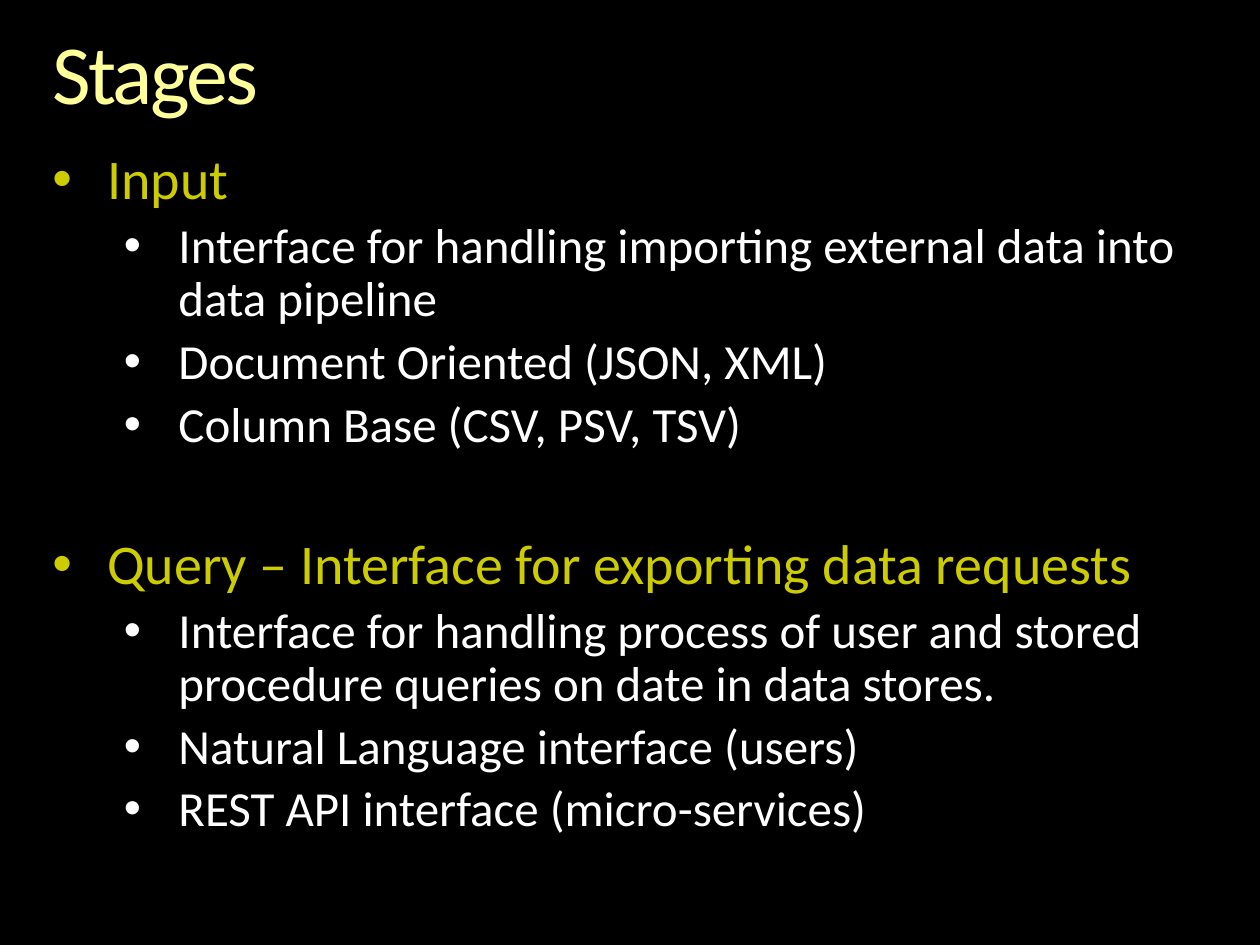
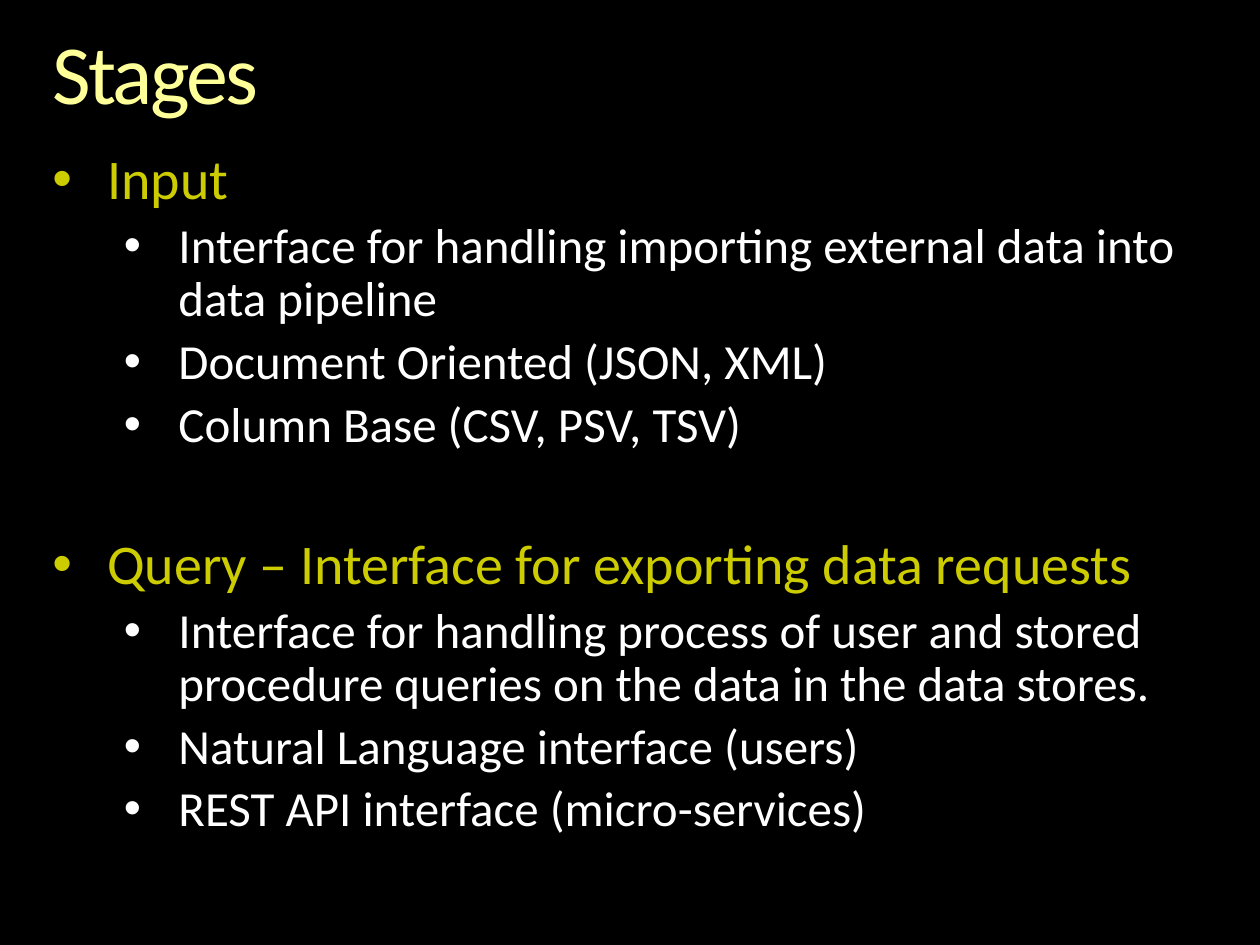
Before and after one commit to andrewferlitsch/epipog-nosql, a slide deck: slide 3 of specs/stages/Data Pipeline.pptx. Drawn at 1260x945 pixels with LibreOffice and Linux fonts; fonts in the diff are those of the drawing; background and template pictures are left out. Boxes give left, top, right and bottom in pixels: in the first picture for what was removed or moved away, otherwise in the second. Text is boxed around its words. In the diff, an @@ line names an element or a change of style, - is before the commit and + after.

```diff
--- a/specs/stages/Data Pipeline.pptx
+++ b/specs/stages/Data Pipeline.pptx
@@ text at (178,614,1150,709): text changed @@
-  • Interface for handling process of user and stored procedure queries on date in data stores.
+  • Interface for handling process of user and stored procedure queries on the data in the data stores.
```
Also in this commit, not shown: 4 other slides changed, 7 slides added, 2 other files.
